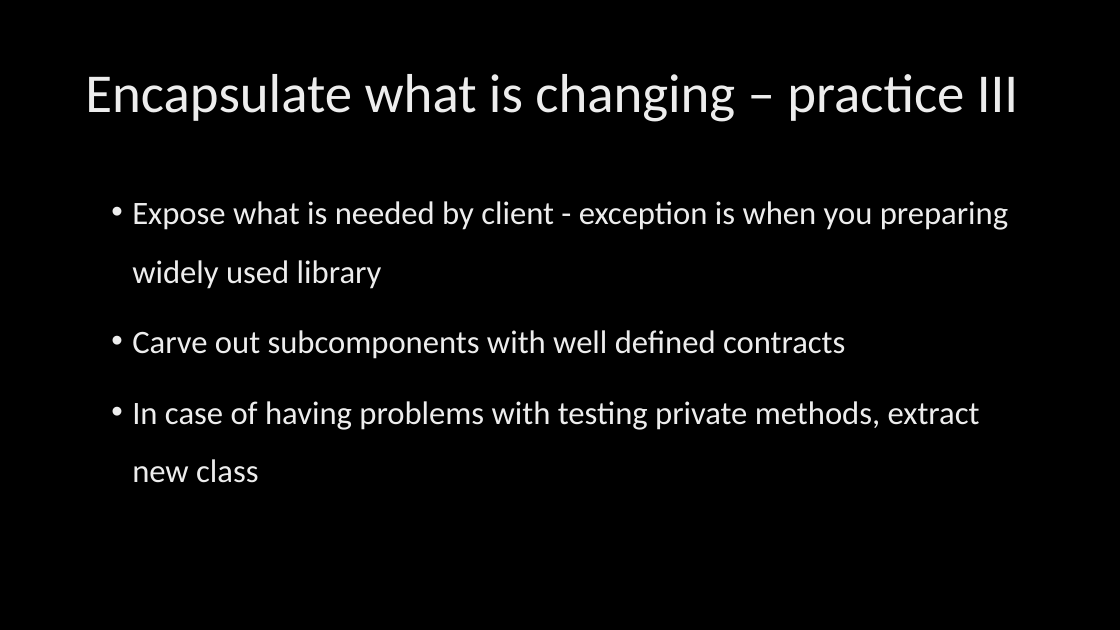
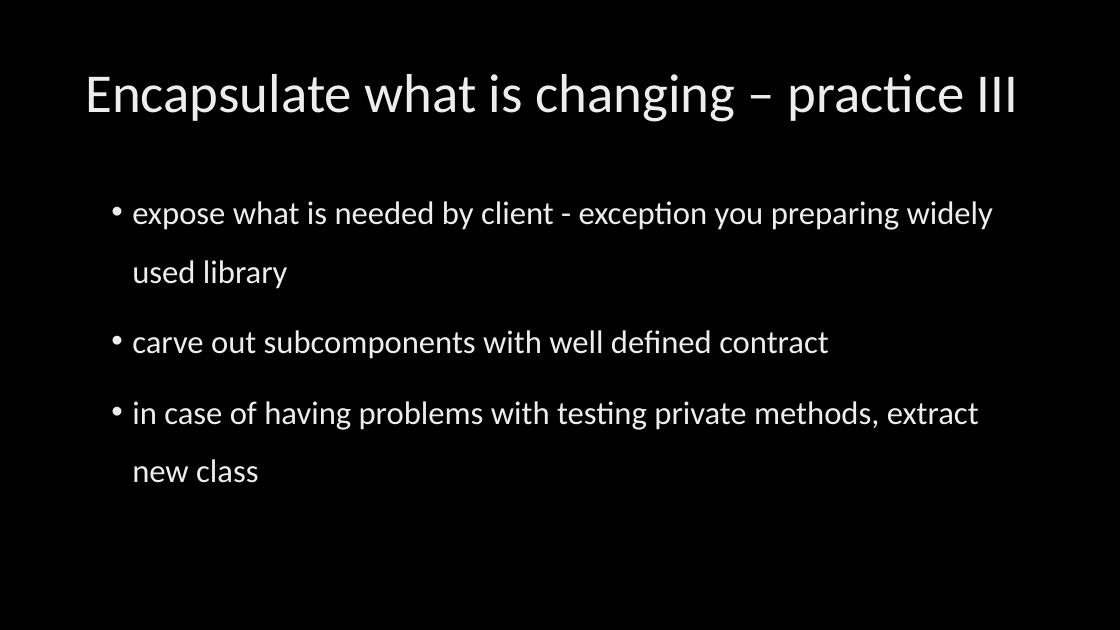
Before and after one commit to KonradGalczynski/Learning, a slide deck: slide 8 of CleanCodeCleanArch/CleanCodeCleanArch.pptx. Drawn at 1120x630 pixels with LibreOffice and Linux fonts; fonts in the diff are those of the drawing; background and template pictures are left out. Boxes give left, top, right and bottom in pixels: in the first picture for what was removed or moved away, otherwise in the second. Text is boxed around its words. In the diff, an @@ line names an element or a change of style, - is before the commit and + after.

```diff
--- a/CleanCodeCleanArch/CleanCodeCleanArch.pptx
+++ b/CleanCodeCleanArch/CleanCodeCleanArch.pptx
@@ text at (132,201,993,483): text changed @@
-• Expose what is needed by client - exception is when you preparing widely used library
-• Carve out subcomponents with well defined contracts
-• In case of having problems with testing private methods, extract new class
+• expose what is needed by client - exception you preparing widely used library
+• carve out subcomponents with well defined contract
+• in case of having problems with testing private methods, extract new class
```
Also in this commit, not shown: 7 other slides changed, 5 slides added, 1 slide removed.
